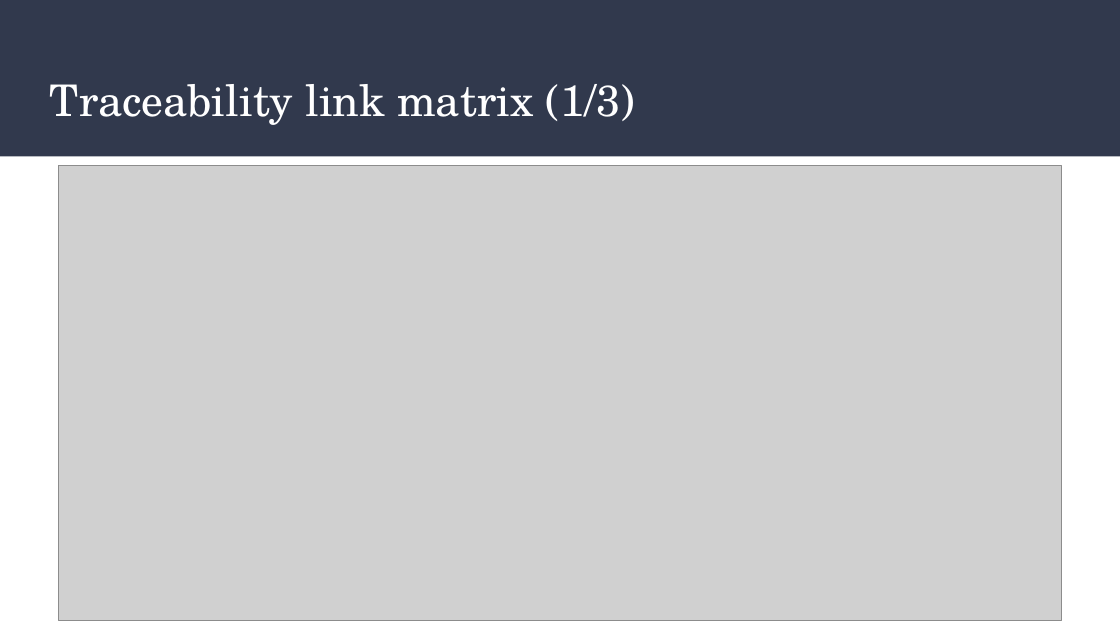
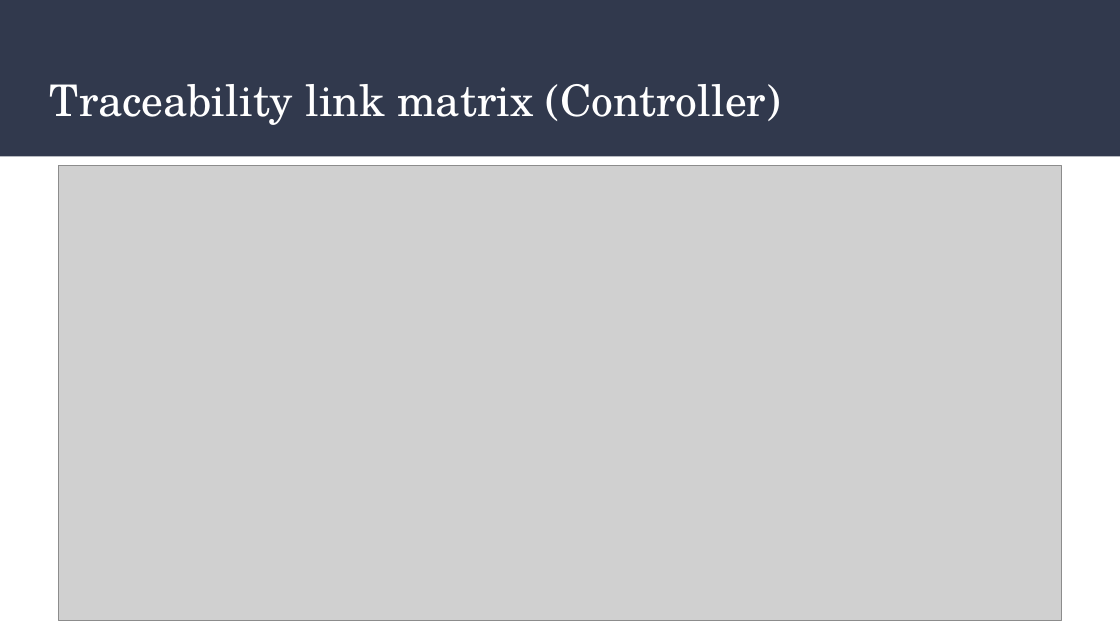
Before and after one commit to zachgood/cs414-f17-301-Function-Chaos, a slide deck: slide 6 of P4_ Improving the internal design.pptx. Drawn at 1120x630 pixels with LibreOffice and Linux fonts; fonts in the diff are those of the drawing; grey boxes stand for pictures. Boxes give left, top, right and bottom in pixels: in the first picture for what was removed or moved away, otherwise in the second. Text is boxed around its words. In the diff, an @@ line names an element or a change of style, - is before the commit and + after.

```diff
--- a/P4_ Improving the internal design.pptx
+++ b/P4_ Improving the internal design.pptx
@@ title at bbox=[49, 84, 781, 125]: text changed @@
-Traceability link matrix (1/3)
+Traceability link matrix (Controller)
```
Also in this commit, not shown: 5 other slides changed.
